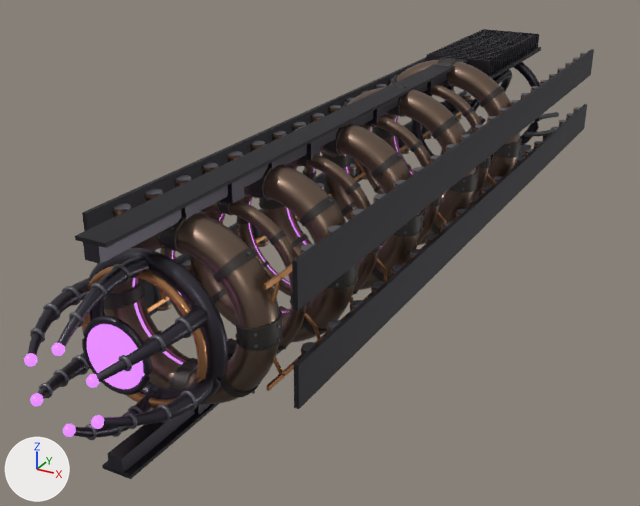
Renders of the glTF model assets/dread_lance.glb from each side of a commit.
Rendered twice from a 50 mm camera at (64.6, -271.8, 52.9) aimed at (-8.4, -139.0, -13.5). The lights are fixed; the arrows at lower left show +X, +Y and +Z. The older version comes first.

Script lines for the objects in view, before the commit:
```python
mat_lance_clamp = principled_material('lance_clamp')
mat_lance_clamp.base_color = (0.065, 0.058, 0.055)  # dark grey #484442
mat_lance_clamp.metallic = 0.75
mat_lance_clamp.roughness = 0.55
mat_lance_ring = principled_material('lance_ring')
mat_lance_ring.base_color = (0.2, 0.135, 0.1)  # brown #7c6759
mat_lance_ring.metallic = 0.88
mat_lance_ring.roughness = 0.36
me_mesh_0 = bpy.data.meshes.new('Mesh_0')
me_mesh_0.from_pydata(...)  # 36655 vertices, 68932 faces; spans x -17.0..17.0, y -213.0..-42.0, z -17.0..17.0
# faces by material slot: [6488, 96, 10048, 13824, 6772, 216, 19968, 11520]
me_mesh_0.materials.append(mat_lance_metal)  # dark grey #423f48
me_mesh_0.materials.append(mat_lance_dark)  # dark grey #302f35
me_mesh_0.materials.append(mat_lance_copper)  # orange #c48b5d
me_mesh_0.materials.append(mat_lance_cap)  # dark grey #65656c
me_mesh_0.materials.append(mat_lance_glow)  # dark purple #592769, glowing purple #e189ff
me_mesh_0.materials.append(mat_lance_warn)  # red #952727, glowing red #ff503f
me_mesh_0.materials.append(mat_lance_ring)  # brown #7c6759
me_mesh_0.materials.append(mat_lance_clamp)  # dark grey #484442
ob_lance = bpy.data.objects.new('lance', me_mesh_0)
ob_lance.location = (0.0, 0.0, 0.0)
```
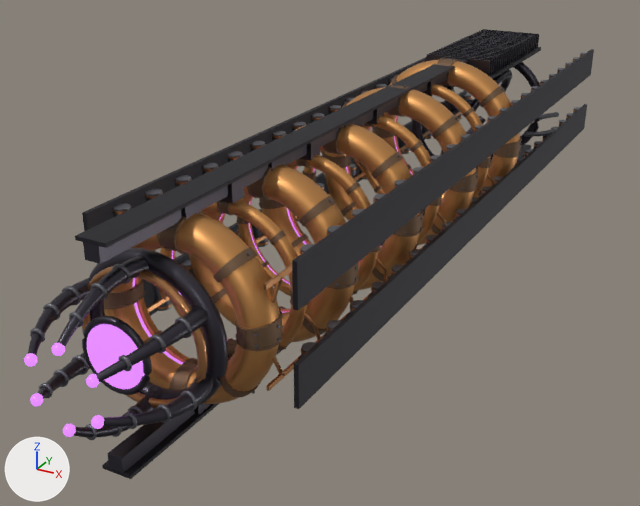
Boxes [x1, y1, x2, y2] around the edits, measured in the pictures (640 x 506 px):
'lance', recoloured (lighter): [101, 55, 524, 406] in both

The change, as a list of edits to the scene's bpy script:
```text
Change mat_lance_ring:
    mat_lance_ring.base_color: (0.2, 0.135, 0.1) -> (0.62, 0.3, 0.1)  # brown #7c6759 -> orange #ce9559
Change mat_lance_clamp:
    mat_lance_clamp.base_color: (0.065, 0.058, 0.055) -> (0.2, 0.12, 0.07)  # dark grey #484442 -> brown #7c614b
```
